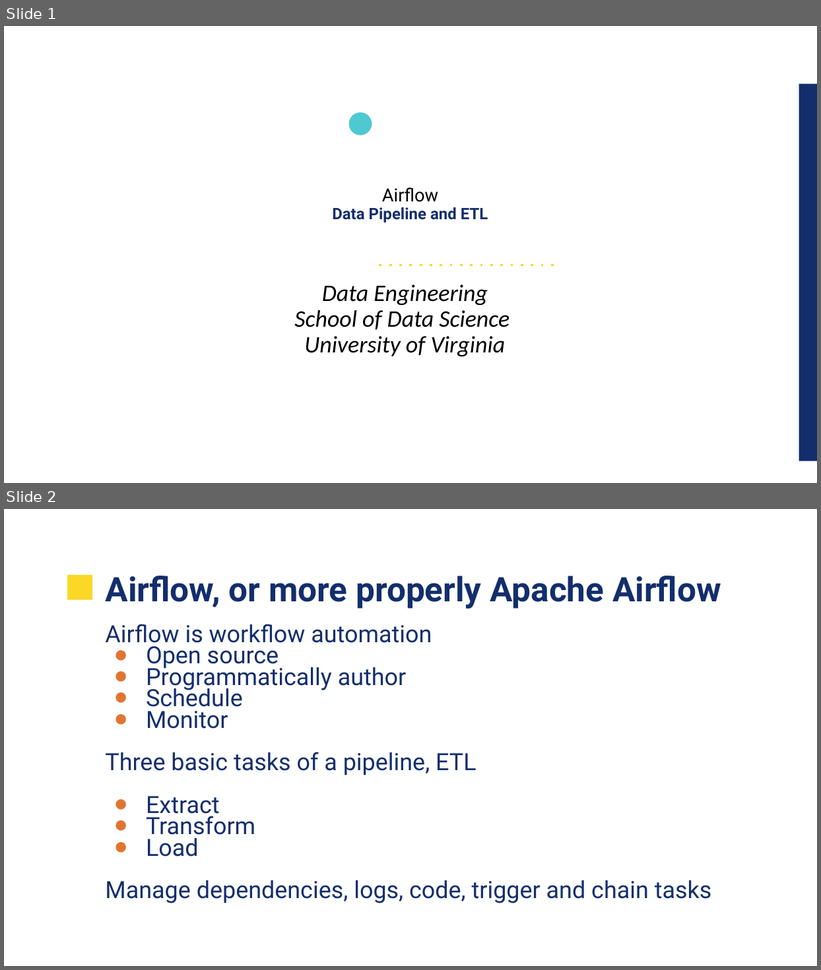
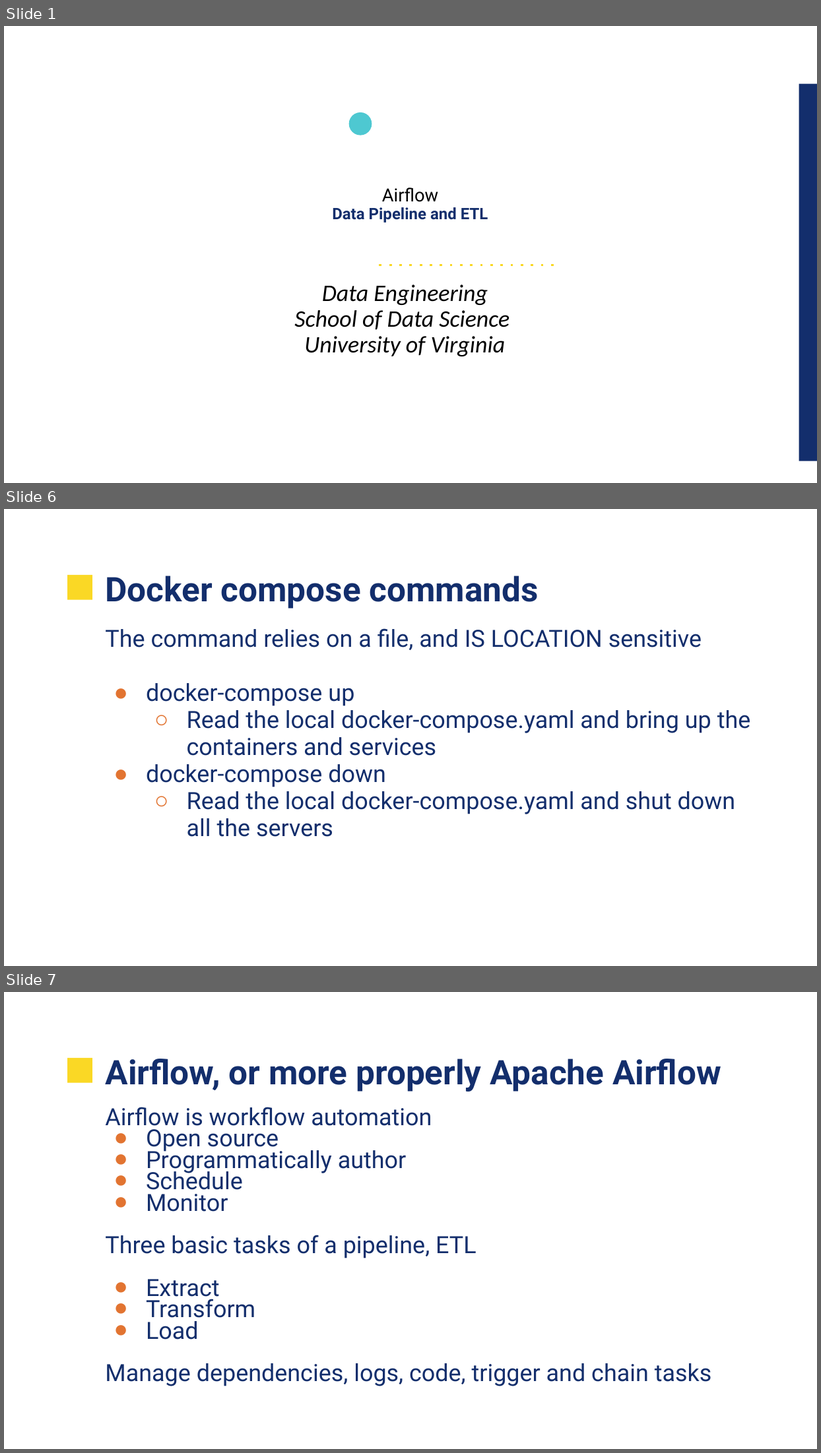
Before and after one commit to UVADS/data_engineering, a slide deck: 09_lte1_airflow/UVA-Airflow.pptx. Shown one above the other, each under a label of ours: slides 1 and 2 before the commit, slides 1, 6 and 7 after it; the slides between them are not shown. The pictures are 821x970 and 821x1453 pixels, drawn with LibreOffice and Linux fonts; fonts in the diff are those of the drawing; background and template pictures are left out. Boxes give left, top, right and bottom in pixels: in the first picture for what was removed or moved away, otherwise in the second. Text is boxed around its words. In the diff, an @@ line names an element or a change of style, - is before the commit and + after.

```diff
--- a/09_lte1_airflow/UVA-Airflow.pptx
+++ b/09_lte1_airflow/UVA-Airflow.pptx
@@ slide 6 added at (4, 509, 817, 966), background picture (left out); not listed: 1 template element that a slide beside it also shows @@
@@ title added at (105, 576, 539, 609), 30 pt, text #132E6C, bold @@
+Docker compose commands
@@ text added at (105, 628, 751, 837), 21 pt, text #132E6C @@
+The command relies on a file, and IS LOCATION sensitive
+● docker-compose up
+  ○ Read the local docker-compose.yaml and bring up the containers and services
+● docker-compose down
+  ○ Read the local docker-compose.yaml and shut down all the servers
@@ what was slide 2 is now slide 7 @@
```
Also in this commit, not shown: 3 slides changed, 10 other slides added, 1 slide removed.
